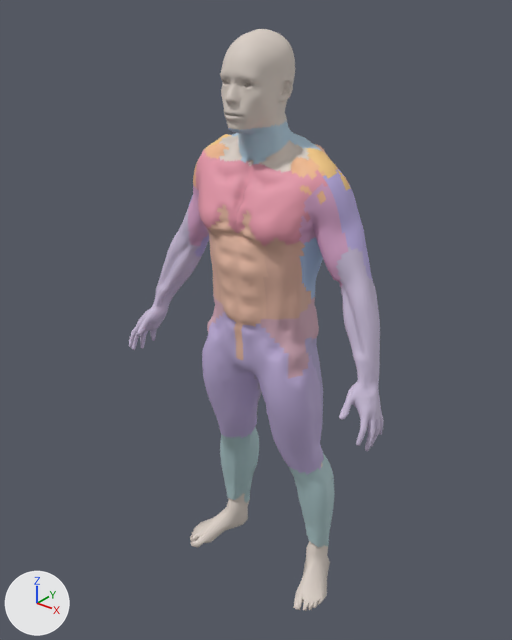
The glTF model public/models/body.glb: old version first, new version second.
One viewpoint serves both versions: a 50 mm lens placed at (1.209, -1.567, 1.925), pointed at (-0.041, -0.005, 0.956). Lighting does not change. The marker at lower left points along +X, +Y and +Z. The first picture is the older version. Vertices at exactly the same position are counted once.

In view in the first picture: 'nova_body'.
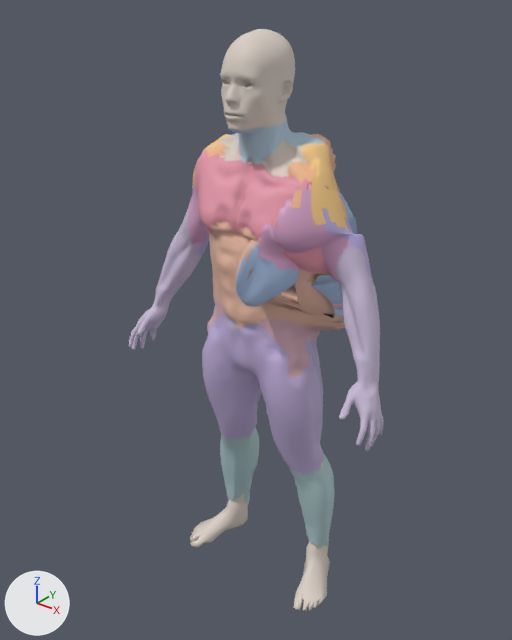
The newer file adds a shape key; the second version is drawn at full value of the shape key 'shoulder_up_L' of 'nova_body', and the change is written as the vertex moves it makes.

Changed parts and their boxes [x1, y1, x2, y2] in the pictures (512 x 640 px; the box of a moved part takes in the faces that stretch with it):
part 1 of me_nova_body, moved or reshaped
    both: [189, 87, 374, 397]
part 2 of me_nova_body, recoloured
    before: [210, 154, 308, 248]
    after: [210, 154, 321, 272]
part 3 of me_nova_body, recoloured
    both: [195, 150, 219, 186]
part 4 of me_nova_body, recoloured
    before: [300, 221, 308, 235]
part 5 of me_nova_body, recoloured
    both: [335, 248, 348, 286]
part 6 of me_nova_body, recoloured
    before: [339, 208, 357, 223]
    after: [331, 172, 344, 215]
part 7 of me_nova_body, recoloured
    both: [209, 204, 257, 241]
part 8 of me_nova_body, recoloured
    before: [258, 281, 266, 314]
    after: [261, 304, 266, 314]
part 9 of me_nova_body, recoloured
    both: [234, 324, 256, 361]
part 10 of me_nova_body, recoloured
    before: [270, 241, 293, 248]
    after: [283, 253, 311, 272]
part 11 of me_nova_body, recoloured
    before: [299, 256, 304, 260]
    after: [245, 248, 249, 262]

What the commit changed:
me_nova_body is used by ob_nova_body; location (0.0, 0.0, 0.0).
me_nova_body had 21853 vertices, 43702 faces and spanned x -0.47..0.47, y -0.19..0.13, z 0.0..1.8.
me_nova_body now has 21853 vertices, 43702 faces and spans x -0.47..0.47, y -0.23..0.22, z 0.0..1.8.
me_nova_body part 1: 933 vertices moved from x -0.33..0.43, y -0.14..0.12, z 0.86..1.66 to x -0.33..0.43, y -0.23..0.22, z 0.86..1.66; 1183 vertices removed from x -0.32..0.32, y -0.15..0.11, z 1.07..1.57; 1183 vertices added at x -0.32..0.32, y -0.23..0.19, z 1.01..1.57.
me_nova_body part 2: 94 kept faces spanning x -0.22..0.25, y -0.16..-0.02, z 1.2..1.47 get new vertex colours; the middle colour goes from white #ffffff to white #fbfbfb.
me_nova_body part 3: 26 faces spanning x -0.24..-0.12, y -0.07..-0.04, z 1.35..1.48 switch from mat_mus_front_delts to mat_mus_chest.
me_nova_body part 4: 20 faces spanning x -0.22..0.25, y -0.16..-0.02, z 1.27..1.37 switch from mat_mus_biceps to mat_mus_chest.
me_nova_body part 5: 22 faces spanning x -0.29..0.29, y -0.05..-0.02, z 1.16..1.28 switch from mat_mus_biceps to mat_mus_forearms.
me_nova_body part 6: 40 faces spanning x -0.27..0.26, y -0.04..0.03, z 1.35..1.46 switch from mat_mus_triceps to mat_mus_side_delts.
me_nova_body part 7: 47 faces spanning x -0.09..0.09, y -0.16..-0.14, z 1.27..1.36 switch from mat_mus_abs to mat_mus_chest.
me_nova_body part 8: 38 faces spanning x -0.1..0.09, y -0.14..-0.12, z 1.05..1.26 switch from mat_mus_abs to mat_mus_obliques.
me_nova_body part 9: 32 faces spanning x -0.06..0.06, y -0.14..-0.12, z 0.89..1.02 switch from mat_mus_abs to mat_mus_quads.
me_nova_body part 10: 8 faces spanning x -0.16..0.21, y -0.15..-0.07, z 1.2..1.29 switch from mat_mus_obliques to mat_mus_chest.
me_nova_body part 11: 2 faces spanning x 0.08..0.09, y -0.21..-0.2, z 1.24..1.28 switch from mat_mus_lats to mat_mus_obliques.
